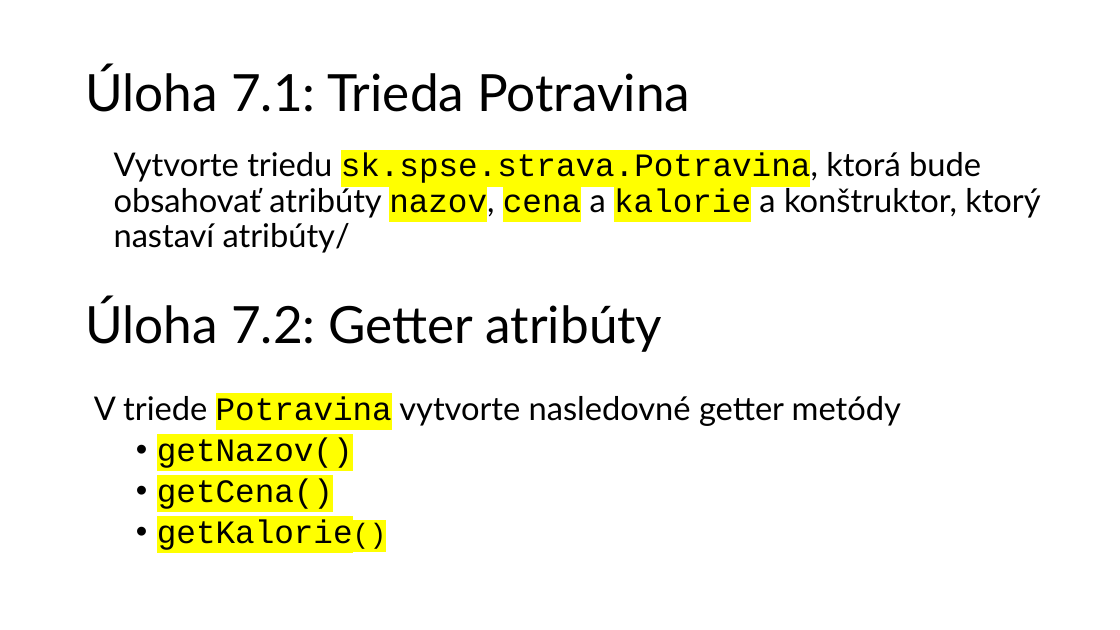
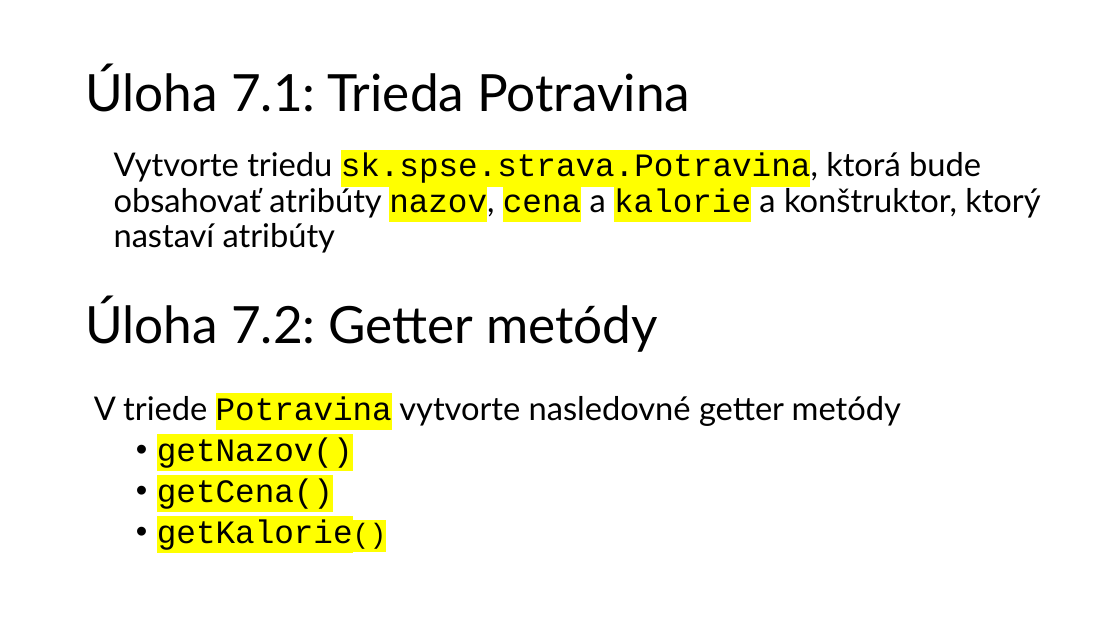
Before and after one commit to wagjo/oop, a slide deck: slide 5 of prezentacie/c07w.pptx. Drawn at 1120x630 pixels with LibreOffice and Linux fonts; fonts in the diff are those of the drawing. Boxes give left, top, right and bottom in pixels: in the first picture for what was removed or moved away, otherwise in the second. Text is boxed around its words. In the diff, an @@ line names an element or a change of style, - is before the commit and + after.

```diff
--- a/prezentacie/c07w.pptx
+++ b/prezentacie/c07w.pptx
@@ text at bbox=[114, 152, 1040, 253]: text changed @@
-Vytvorte triedu sk.spse.strava.Potravina, ktorá bude obsahovať atribúty nazov, cena a kalorie a konštruktor, ktorý nastaví atribúty/
+Vytvorte triedu sk.spse.strava.Potravina, ktorá bude obsahovať atribúty nazov, cena a kalorie a konštruktor, ktorý nastaví atribúty
@@ text at bbox=[85, 299, 658, 352]: text changed @@
-Úloha 7.2: Getter atribúty
+Úloha 7.2: Getter metódy
```
Also in this commit, not shown: 5 other files.
